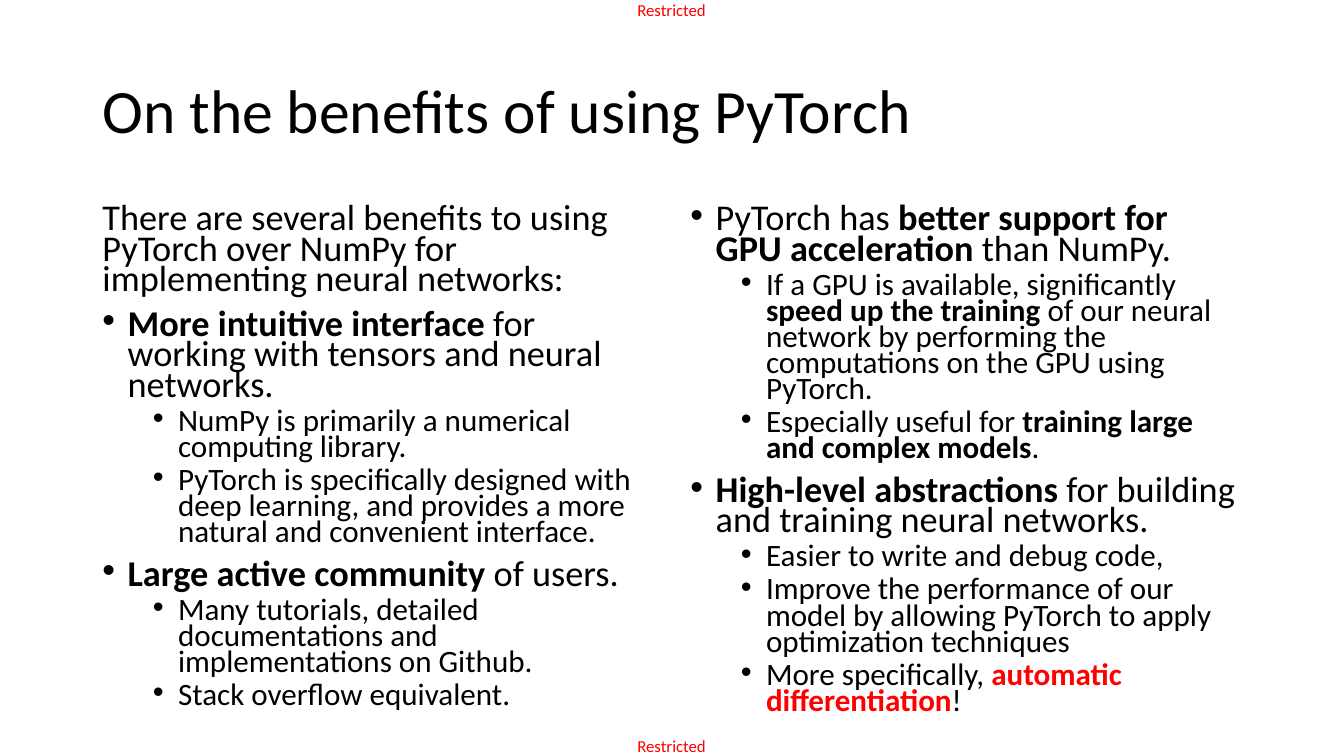
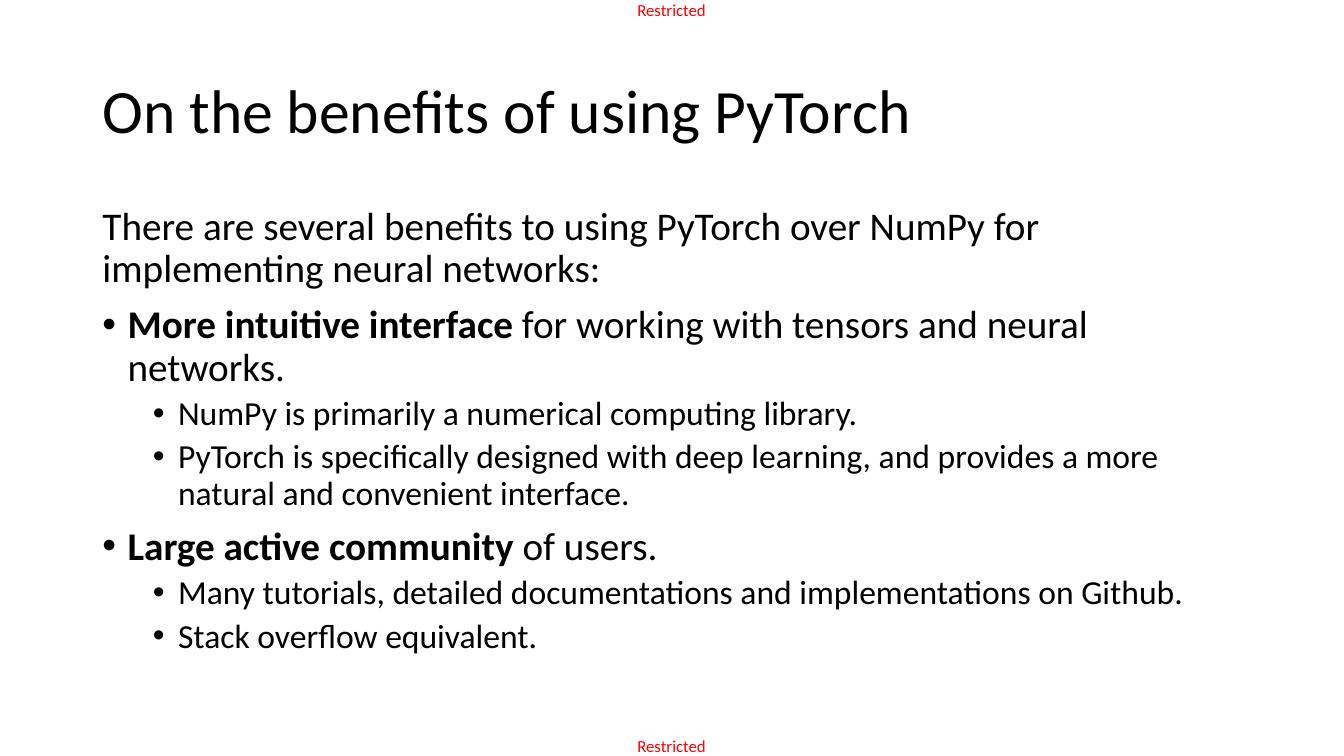
Before and after one commit to matthieudemari/SUTD_DL_50_039, a slide deck: slide 6 of W3/1. W3S1 final/W3S1.pptx (slide 10 before the commit). Drawn at 1344x756 pixels with LibreOffice and Linux fonts; fonts in the diff are those of the drawing. Boxes give left, top, right and bottom in pixels: in the first picture for what was removed or moved away, otherwise in the second. Text is boxed around its words. In the diff, an @@ line names an element or a change of style, - is before the commit and + after.

```diff
--- a/W3/1. W3S1 final/W3S1.pptx
+++ b/W3/1. W3S1 final/W3S1.pptx
@@ text "There are several benefits to ..." at box(102, 212, 1183, 654): size 25.9 to 28 pt in "There are several benefits to using PyTorch ...", "More intuitive interface for working with tensors ...", "Large active community of users."; size 22.2 to 24 pt in "NumPy is primarily a numerical computing library.", "PyTorch is specifically designed with deep learning, ...", "Many tutorials, detailed documentations and implementations  ...", "Stack overflow equivalent."; line spacing 0.7 to 0.9 @@
@@ text removed at box(716, 204, 1235, 712) @@
-• PyTorch has better support for GPU acceleration than NumPy.
-  • If a GPU is available, significantly speed up the training of our neural network by performing the computations on the GPU using PyTorch.
-  • Especially useful for training large and complex models.
-• High-level abstractions for building and training neural networks.
-  • Easier to write and debug code,
-  • Improve the performance of our model by allowing PyTorch to apply optimization techniques
-  • More specifically, automatic differentiation!
```
Also in this commit, not shown: 2 other slides changed, 1 slide added, 4 slides removed, 3 other files.
